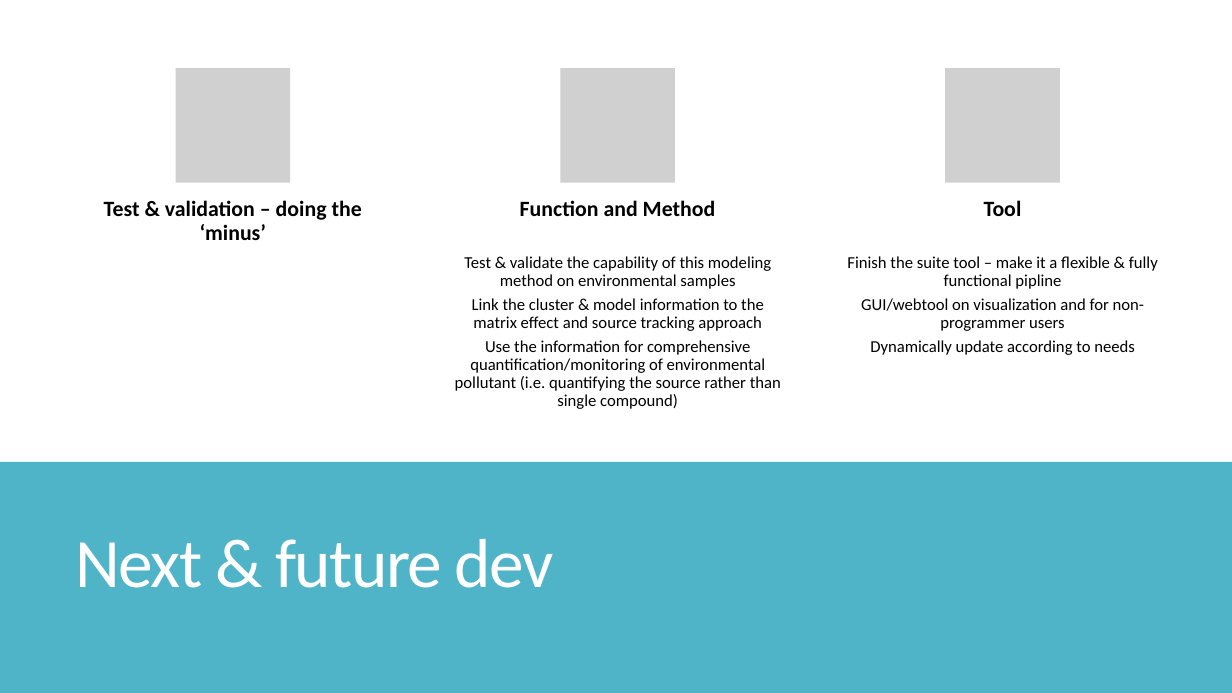
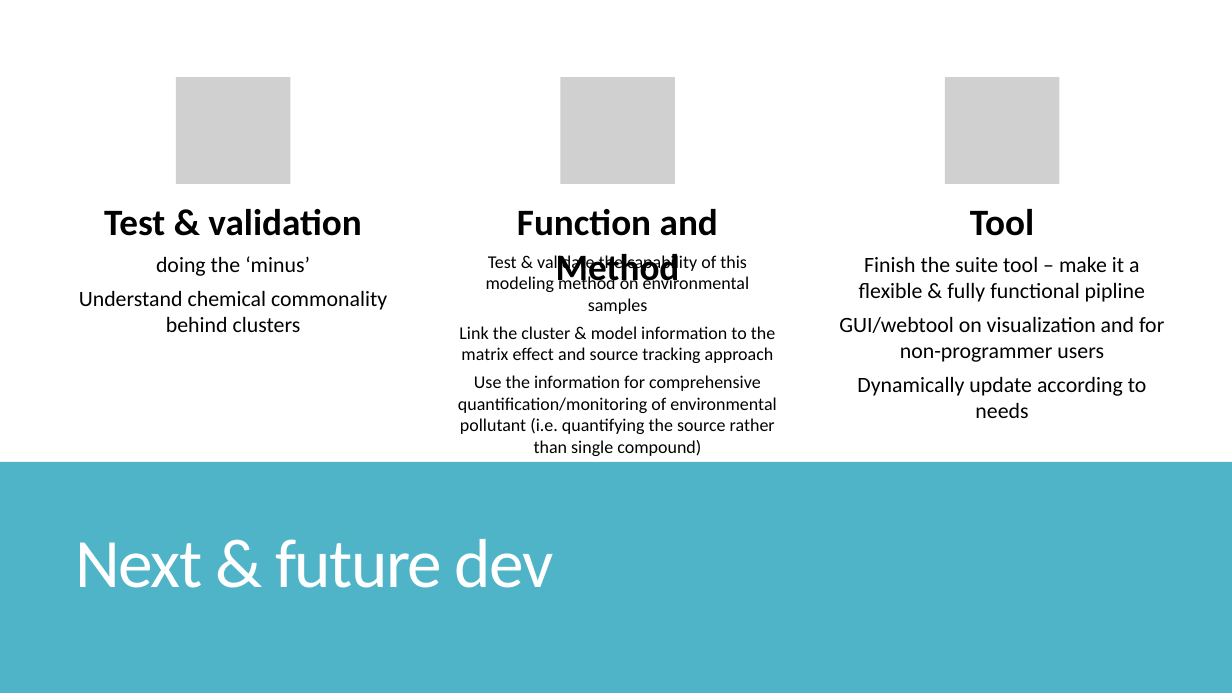
Before and after one commit to XiminHu/mass-suite, a slide deck: slide 22 of doc/20200619 Capstone-Second phase update.pptx (slide 21 before the commit). Drawn at 1232x693 pixels with LibreOffice and Linux fonts; fonts in the diff are those of the drawing; grey boxes stand for pictures. Boxes give left, top, right and bottom in pixels: in the first picture for what was removed or moved away, otherwise in the second. Text is boxed around its words. In the diff, an @@ line names an element or a change of style, - is before the commit and + after.

```diff
--- a/doc/20200619 Capstone-Second phase update.pptx
+++ b/doc/20200619 Capstone-Second phase update.pptx
@@ picture: place and size @@
-picture at box(176, 68, 290, 183)
+picture at box(176, 78, 290, 184)
@@ picture: place and size @@
-picture at box(560, 68, 675, 183)
+picture at box(560, 78, 675, 184)
@@ picture: place and size @@
-picture at box(945, 68, 1060, 183)
+picture at box(945, 78, 1060, 184)
@@ text at box(104, 209, 361, 236): text changed; size 17 to 29 pt @@
-Test & validation – doing the ‘minus’
+Test & validation
@@ text "Function and Method" at box(517, 209, 718, 289): size 17 to 29 pt; line spacing 0.9 to 1; more space between paragraphs @@
@@ text "Tool" at box(970, 209, 1034, 236): size 17 to 29 pt; line spacing 0.9 to 1; more space between paragraphs @@
@@ text added at box(79, 256, 387, 332), 17 pt, text #000000 @@
+doing the ‘minus’
+Understand chemical commonality behind clusters
@@ text "Test & validate the capability ..." at box(458, 253, 776, 456): size 13 to 14 pt; line spacing 0.9 to 1 @@
@@ text "Finish the suite tool – ..." at box(839, 257, 1164, 418): size 13 to 17 pt; line spacing 0.9 to 1; more space between paragraphs @@
```
Also in this commit, not shown: 1 other slide changed, 3 slides added, 1 slide removed, 7 other files.
